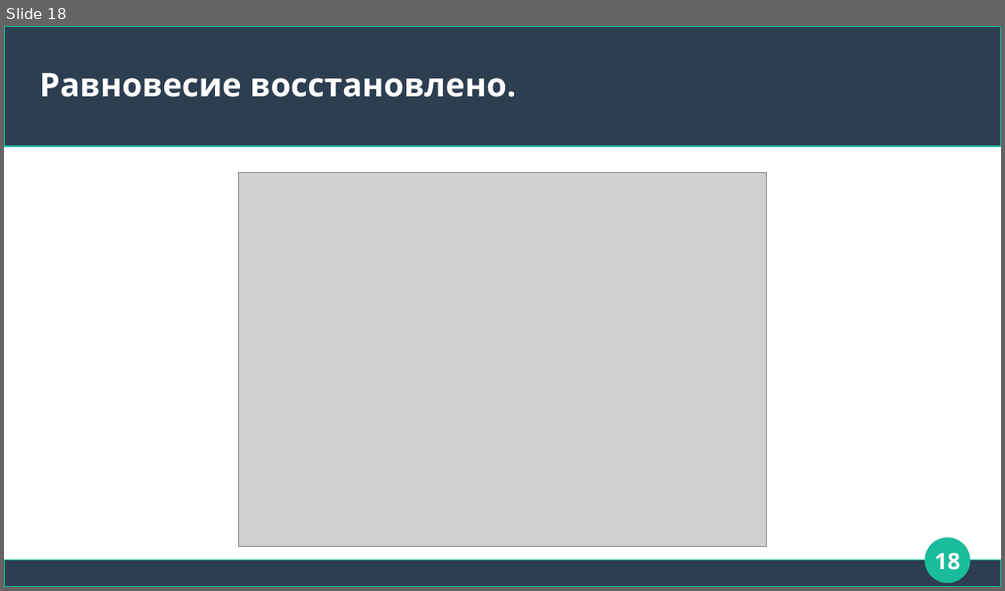
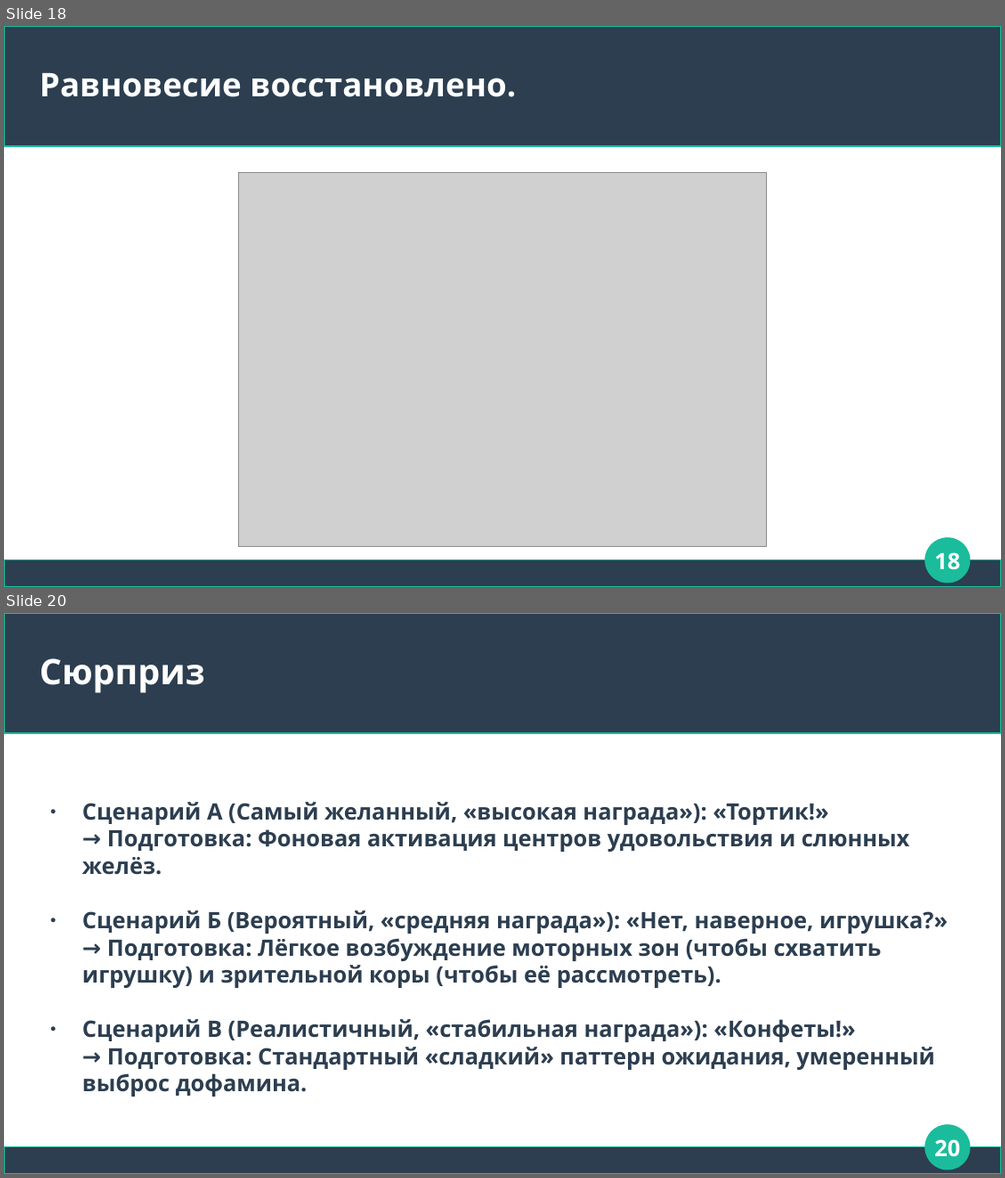
Before and after one commit to Chularev/articles, a slide deck: Psychology/4. аллостаз.odp. Shown one above the other, each under a label of ours: slide 18 before the commit, slides 18 and 20 after it; the slides between them are not shown. The pictures are 1005x591 and 1005x1178 pixels, drawn with LibreOffice and Linux fonts; fonts in the diff are those of the drawing; grey boxes stand for pictures. Boxes give left, top, right and bottom in pixels: in the first picture for what was removed or moved away, otherwise in the second. Text is boxed around its words. In the diff, an @@ line names an element or a change of style, - is before the commit and + after.

Commit message:
Tmp

```diff
--- a/Psychology/4. аллостаз.odp
+++ b/Psychology/4. аллостаз.odp
@@ slide 20 added at box(4, 613, 1001, 1174), background #FFFFFF; not listed: 3 template elements that a slide beside it also shows @@
@@ title added at box(40, 658, 205, 693), 28 pt, text #FFFFFF, bold @@
+Сюрприз
@@ text added at box(82, 802, 947, 1096), 18 pt, text #2C3E50, bold @@
+● Сценарий А (Самый желанный, «высокая награда»): «Тортик!» → Подготовка: Фоновая активация центров удовольствия и слюнных желёз.
+● Сценарий Б (Вероятный, «средняя награда»): «Нет, наверное, игрушка?» → Подготовка: Лёгкое возбуждение моторных зон (чтобы схватить игрушку) и зрительной коры (чтобы её рассмотреть).
+● Сценарий В (Реалистичный, «стабильная награда»): «Конфеты!» → Подготовка: Стандартный «сладкий» паттерн ожидания, умеренный выброс дофамина.
@@ page number added at box(934, 1139, 960, 1157), 18 pt, text #FFFFFF, bold @@
+20
```
Also in this commit, not shown: 3 other slides added.
